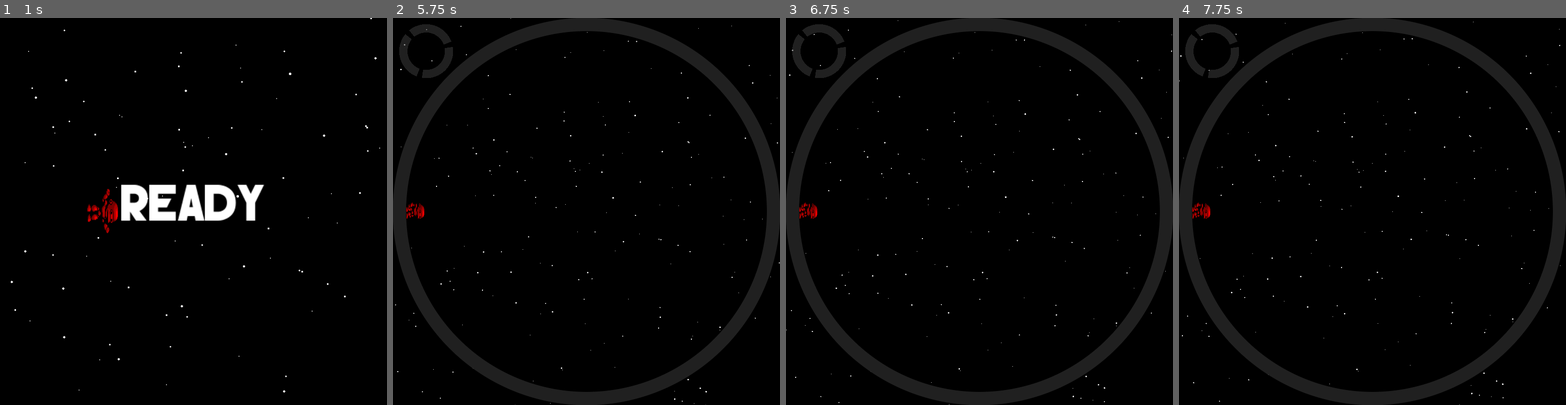
Above: before the commit, frames 1-4 (left to right).
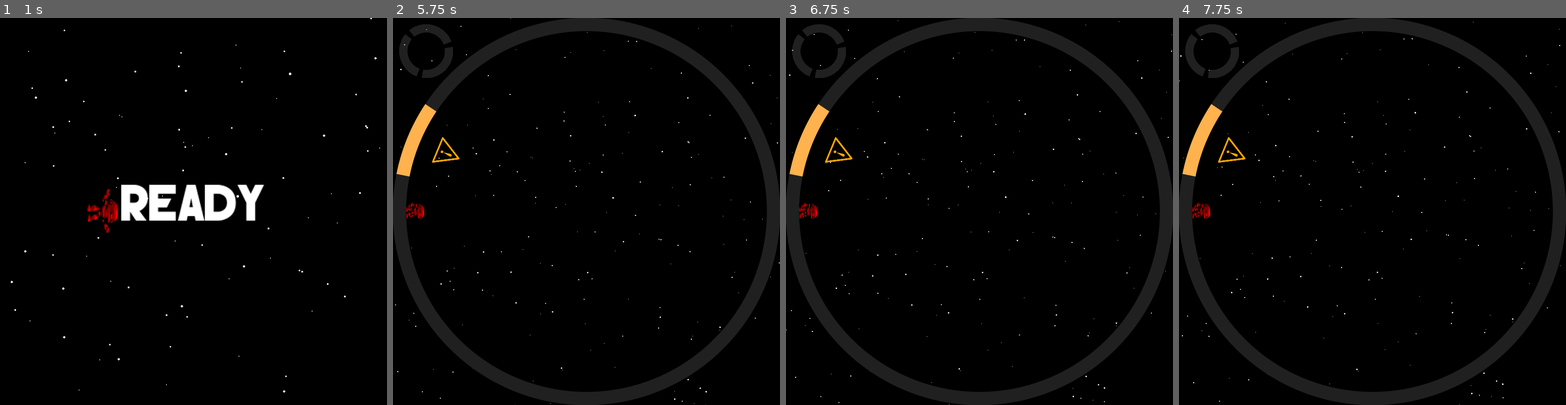
Above: after the commit, the same moments.

Repository: hwacha/ringspace_shelldown
Game: Godot game, scene res://scenes/opening_screen.tscn
Same seed, same stepped clock (60 frames per second), same inputs: the game is played once before the commit and once after it.
Inputs:
- Up to frame 1 (1 s): tap W at 0.5 s; tap Enter (ui_accept) at 0.6, 0.77 s
- Up to frame 2 (5.75 s): tap Enter (ui_accept) at 1.07, 1.35, 1.52, 1.82, 2.1, 2.85, 3.02, 3.32, 3.6, 3.77, 4.07, 4.35, 4.52, 4.82, 5.1 s
- Up to frame 3 (6.75 s): tap Enter (ui_accept) at 5.85, 6.02, 6.32, 6.6 s
- Up to frame 4 (7.75 s): tap Enter (ui_accept) at 6.77, 7.07, 7.35, 7.52 s

Frame 1 is identical in both runs. In frame 2, 0.8% of the frame differs, in the area x 0-18%, y 22-41%; in frame 3, 0.8%; in frame 4, 0.8%.

Commit message:
fix crust segment offset

Diff:
--- a/scenes/main.tscn
+++ b/scenes/main.tscn
@@ -84,7 +84,7 @@
 script = ExtResource("5")
 
 [node name="CrustDecay" type="Timer" parent="."]
-wait_time = 51.285
+wait_time = 5.0
 one_shot = true
 
 [node name="Background Music" type="AudioStreamPlayer" parent="."]
--- a/scripts/CrustSegment.gd
+++ b/scripts/CrustSegment.gd
@@ -11,7 +11,6 @@
 
 # derived fields
 var arc_angle
-var offset
 
 # for warning animation
 @export var is_flash_on: bool: set = set_flash
@@ -22,7 +21,7 @@
 
 func set_arc_index(new_arc_index):
 	arc_index = new_arc_index
-	var theta = arc_angle * (arc_index + 0.4)
+	var theta = (PI/16) + arc_angle * (arc_index + 0.5)
 	$Sprite2D.rotate(theta - PI/2)
 	$Sprite2D.transform.origin = midpoint_radius * 0.8 * Vector2(cos(theta), sin(theta))
 
@@ -32,7 +31,6 @@
 
 func set_colliders_per_segment(new_colliders_per_segment):
 	colliders_per_segment = new_colliders_per_segment
-	offset = -(arc_angle / colliders_per_segment) / 2
 
 func _ready():
 	is_flash_on = false
@@ -43,8 +41,8 @@
 	if is_flash_on:
 		color = Color(1, 0.7, 0.3, 1)
 	draw_arc(Vector2(0, 0), \
-		midpoint_radius, arc_index * arc_angle + offset, \
-		(arc_index + 1) * arc_angle + offset, arc_resolution,\
+		midpoint_radius, arc_index * arc_angle + (PI/16), \
+		(arc_index + 1) * arc_angle + (PI/16), arc_resolution,\
 		color, crust_size, true)
 
 func destroy():
--- a/scripts/Player.gd
+++ b/scripts/Player.gd
@@ -99,11 +99,10 @@
 	if fast_falling and Players.settings.fast_fall_enabled:
 		fast_fall_mult = 10
 
-	var old_norm_velocity = norm_velocity
+#	var old_norm_velocity = norm_velocity
 	norm_velocity += diff * cf * fast_fall_mult
-
-	if not self.is_on_floor() and id == 1:
-		print(norm_velocity.length() - old_norm_velocity.length())
+#	if not self.is_on_floor() and id == 1:
+#		print(norm_velocity.length() - old_norm_velocity.length())
 
 	get_input(diff)
 
--- a/scripts/crust.gd
+++ b/scripts/crust.gd
@@ -58,7 +58,7 @@
 			var collider = CollisionShape2D.new()
 			collider.shape = cord
 
-			var collider_theta = (i * colliders_per_segment + j) * collider_d_theta
+			var collider_theta = PI/16 + PI/80 + (i * colliders_per_segment + j) * collider_d_theta
 
 			collider.rotation = collider_theta + (PI / 2)
 			collider.transform.origin = midpoint_radius * Vector2(cos(collider_theta), sin(collider_theta))
